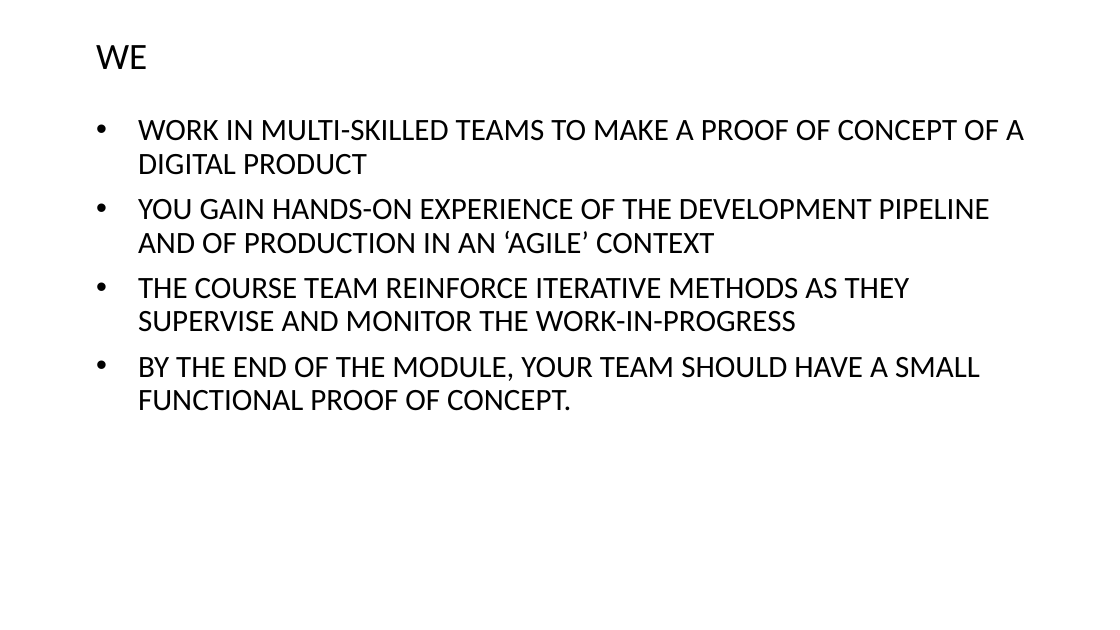
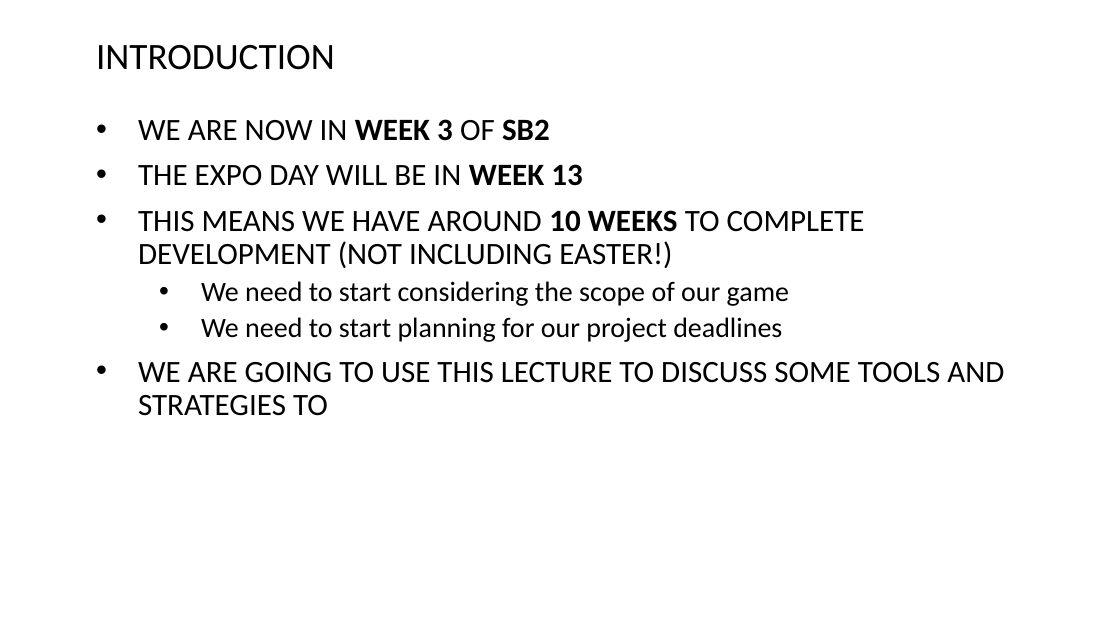
Before and after one commit to Falmouth-Games-Academy/ba-course-materials, a slide deck: slide 3 of GAM240/03/19-20-GAM240-Lecture-Planning.pptx. Drawn at 1120x630 pixels with LibreOffice and Linux fonts; fonts in the diff are those of the drawing; background and template pictures are left out. Boxes give left, top, right and bottom in pixels: in the first picture for what was removed or moved away, otherwise in the second. Text is boxed around its words. In the diff, an @@ line names an element or a change of style, - is before the commit and + after.

```diff
--- a/GAM240/03/19-20-GAM240-Lecture-Planning.pptx
+++ b/GAM240/03/19-20-GAM240-Lecture-Planning.pptx
@@ text at (x1=96, y1=45, x2=335, y2=70): text changed @@
-WE
+INTRODUCTION
@@ text at (x1=138, y1=119, x2=1004, y2=416): text changed @@
-• WORK IN MULTI-SKILLED TEAMS TO MAKE A PROOF OF CONCEPT OF A DIGITAL PRODUCT
-• YOU GAIN HANDS-ON EXPERIENCE OF THE DEVELOPMENT PIPELINE AND OF PRODUCTION IN AN ‘AGILE’ CONTEXT
-• THE COURSE TEAM REINFORCE ITERATIVE METHODS AS THEY SUPERVISE AND MONITOR THE WORK-IN-PROGRESS
-• BY THE END OF THE MODULE, YOUR TEAM SHOULD HAVE A SMALL FUNCTIONAL PROOF OF CONCEPT.
+• WE ARE NOW IN WEEK 3 OF SB2
+• THE EXPO DAY WILL BE IN WEEK 13
+• THIS MEANS WE HAVE AROUND 10 WEEKS TO COMPLETE DEVELOPMENT (NOT INCLUDING EASTER!)
+  • We need to start considering the scope of our game
+  • We need to start planning for our project deadlines
+• WE ARE GOING TO USE THIS LECTURE TO DISCUSS SOME TOOLS AND STRATEGIES TO
```
Also in this commit, not shown: 13 slides added, 2 slides removed, 1 other file.
